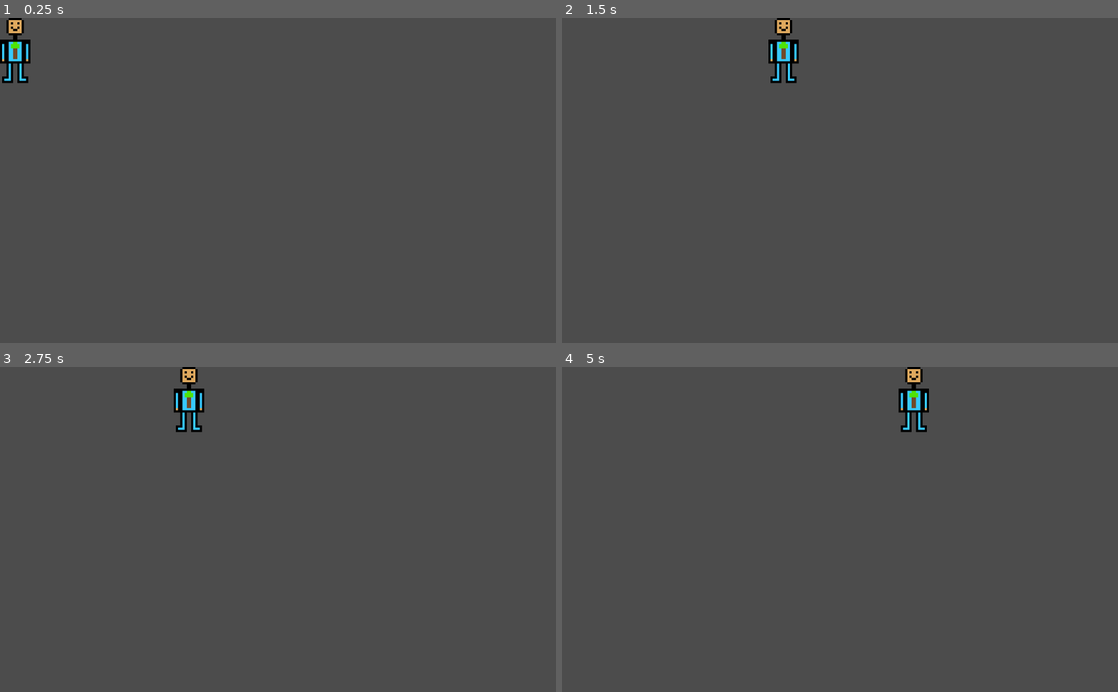
Above: before the commit, frames 1-4 (two rows, left to right).
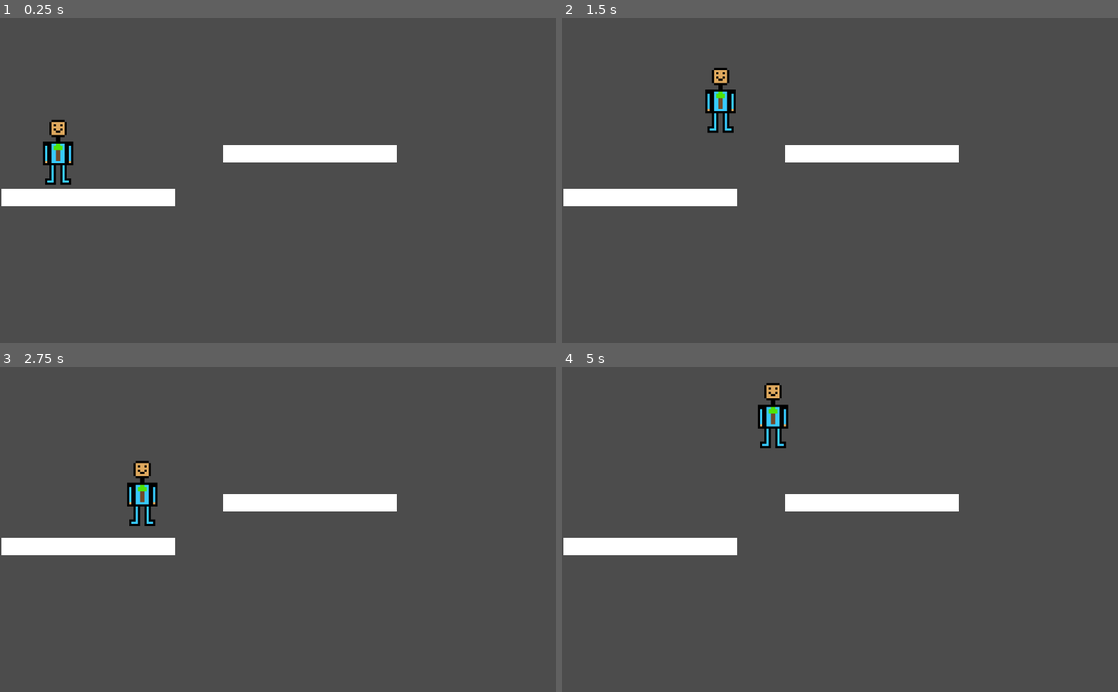
Above: after the commit, the same moments.

Repository: Joaco545/Tree_Game
Game: Godot game, scene res://Scenes/TestScene.tscn
Two runs of this game, one before a commit and one after it. Both use one fixed random seed, a clock stepped at 60 frames per second and the inputs below.
Inputs:
- Up to frame 1 (0.25 s): no input
- Up to frame 2 (1.5 s): hold Space (fire, bound only after the commit) 0.53-1.28 s; hold D (move_right) from 0.53 s (still down); tap W (jump) at 0.77, 0.8, 1.07, 1.35 s
- Up to frame 3 (2.75 s): tap W (jump) at 1.52, 1.82, 2.3 s; tap Space (fire, bound only after the commit) at 1.55 s; release D (move_right) at 2.03 s; hold A (move_left) from 2.03 s (still down); hold Space (fire, bound only after the commit) from 2.03 s (still down)
- Up to frame 4 (5 s): release A (move_left) at 2.78 s; release Space (fire, bound only after the commit) at 2.78 s; hold D (move_right) 2.78-4.28 s; tap Space (fire, bound only after the commit) at 2.85, 4.35 s; tap W (jump) at 3.02, 3.32, 3.6, 3.77, 4.07, 4.52, 4.82 s; hold A (move_left) from 4.28 s (still down)

The runs differ from the first frame. In frame 1, 4.8% of the frame differs, in the area x 0-72%, y 0-58%; in frame 2, 4.9%; in frame 3, 4.9%; in frame 4, 4.9%.

Commit message:
Mejorado controlador de movimiento
Ahora hay gravedad, el jugador se mueve smooth, e inicios de implementacion de disparo

Diff:
--- /dev/null
+++ b/Scenes/Piso_Test.tscn
@@ -0,0 +1,15 @@
+[gd_scene load_steps=3 format=2]
+
+[ext_resource path="res://Sprites/Piso_TestZone.png" type="Texture" id=1]
+
+[sub_resource type="RectangleShape2D" id=1]
+extents = Vector2( 160, 16 )
+
+[node name="Piso_Test" type="StaticBody2D"]
+
+[node name="Sprite" type="Sprite" parent="."]
+scale = Vector2( 5, 0.5 )
+texture = ExtResource( 1 )
+
+[node name="CollisionShape2D" type="CollisionShape2D" parent="."]
+shape = SubResource( 1 )
--- a/Scenes/Player.tscn
+++ b/Scenes/Player.tscn
@@ -5,16 +5,6 @@
 
 [sub_resource type="SpriteFrames" id=1]
 animations = [ {
-"frames": [  ],
-"loop": true,
-"name": "Caminar",
-"speed": 5.0
-}, {
-"frames": [  ],
-"loop": true,
-"name": "Saltar",
-"speed": 5.0
-}, {
 "frames": [ ExtResource( 1 ) ],
 "loop": true,
 "name": "Temp",
@@ -24,11 +14,8 @@
 [sub_resource type="RectangleShape2D" id=2]
 extents = Vector2( 28, 60 )
 
-[node name="Player" type="Area2D"]
+[node name="Player" type="KinematicBody2D"]
 script = ExtResource( 2 )
-__meta__ = {
-"_edit_group_": true
-}
 
 [node name="AnimatedSprite" type="AnimatedSprite" parent="."]
 frames = SubResource( 1 )
@@ -37,4 +24,5 @@
 [node name="CollisionShape2D" type="CollisionShape2D" parent="."]
 shape = SubResource( 2 )
 
-[connection signal="body_entered" from="." to="." method="_on_Player_body_entered"]
+[node name="PowerSpawn" type="Position2D" parent="."]
+position = Vector2( 35, 0 )
--- a/Scenes/TestScene.tscn
+++ b/Scenes/TestScene.tscn
@@ -1,7 +1,17 @@
-[gd_scene load_steps=2 format=2]
+[gd_scene load_steps=3 format=2]
 
 [ext_resource path="res://Scenes/Player.tscn" type="PackedScene" id=1]
+[ext_resource path="res://Scenes/Piso_Test.tscn" type="PackedScene" id=2]
 
 [node name="Test Scene" type="Node"]
 
 [node name="Player" parent="." instance=ExtResource( 1 )]
+position = Vector2( 107, 238 )
+
+[node name="Nivel" type="Node" parent="."]
+
+[node name="Piso_Test" parent="Nivel" instance=ExtResource( 2 )]
+position = Vector2( 162, 332 )
+
+[node name="Piso_Test2" parent="Nivel" instance=ExtResource( 2 )]
+position = Vector2( 571, 251 )
--- a/Scripts/Player/PlayerController.gd
+++ b/Scripts/Player/PlayerController.gd
@@ -1,54 +1,76 @@
-extends Area2D
+extends KinematicBody2D
 signal hit
 
-# Declare member variables here. Examples:
-export var speed = 400 # How fast the player will move (pixels/sec).
-export var jump_force = 400
-var screen_size # Size of the game window.
-var collider_size = Vector2.ZERO
+const UP = Vector2(0,-1)
+const GRAVITY = 5
+const MAX_SPEED = 200
+const ACCELERATION = 50
+const JUMP_HEIGHT = -250
 
+var velocity = Vector2.ZERO
+# Uso de poder
+export var delay_disparo = 1.0
+var poder_restante = 0
+var timer_disparo = 0.0
+var puedo_disparar = true
 
 # Called when the node enters the scene tree for the first time.
 func _ready():
-	screen_size = get_viewport_rect().size
-	collider_size = $CollisionShape2D.shape.extents
-	print(collider_size)
+	pass
 
 # Llamar para inicializar al jugador
-func start(pos):
-	position = pos
+func start(pos_inic, poder_inic):
+	position = pos_inic
+	poder_restante = poder_inic
+	timer_disparo = delay_disparo
+	puedo_disparar = true
 	show()
 	$CollisionShape2D.disabled = false
 
 
 
 # Called every frame. 'delta' is the elapsed time since the previous frame.
-func _process(delta):
-	var velocity = Vector2.ZERO
+func _physics_process(delta):
+	velocity.y += GRAVITY
+	var me_muevo = false
 
+	# Manejo inputs y prendo el flag de movimiento
+	# Flip para animacion aca?
 	if Input.is_action_pressed("move_right"):
-		velocity.x += 1
+		velocity.x = min(velocity.x + ACCELERATION, MAX_SPEED)
+		me_muevo = true
+	elif Input.is_action_pressed("move_left"):
+		velocity.x = min(velocity.x + ACCELERATION, -MAX_SPEED)
+		me_muevo = true
 
-	if Input.is_action_pressed("move_left"):
-		velocity.x -= 1
+	# Si no puedo disparar, reduzco timer y veo si ya puedo disparar
+	if puedo_disparar == false:
+		timer_disparo -= delta
+		if (timer_disparo <= 0):
+			timer_disparo = delay_disparo
+			puedo_disparar = true
+	# Si puedo disparar, y apreto disparar
+	elif Input.is_action_pressed("fire"):
+		# Codgo de disparo
+		print("Disparo!!")
+		puedo_disparar = false
+		# Disparo projectil, con convertir = (poder > 0)
+		pass
 
-	if Input.is_action_pressed("move_right"):
-		velocity.y = 1
+	# Veo si estoy en el piso para poder saltar y ver si aplico frenado
+	if is_on_floor():
 
-	# Si me muevo
-	if velocity.length() > 0:
-		velocity.x *= speed
-		$AnimatedSprite.play()
+		if Input.is_action_just_pressed("jump"):
+			velocity.y = JUMP_HEIGHT
+
+		if me_muevo == false:
+			velocity.x = lerp(velocity.x, 0, 0.2)
 	else:
-		$AnimatedSprite.stop()
+		# Aca puedo poner animaciones de salto o caida
+		pass
 
-
-
-	# Aplicando el movimiento y haciendo que no se pase de la pantalla
-	position.x += velocity.x * delta
-	position.x = clamp(position.x, collider_size.x, screen_size.x-collider_size.x)
-	position.y = clamp(position.y, collider_size.y, screen_size.y-collider_size.y)
-
+	# Aplico velocidad
+	velocity = move_and_slide(velocity, UP)
 
 
 func _on_Player_body_entered(body):
--- a/project.godot
+++ b/project.godot
@@ -43,6 +43,11 @@
 , Object(InputEventKey,"resource_local_to_scene":false,"resource_name":"","device":0,"alt":false,"shift":false,"control":false,"meta":false,"command":false,"pressed":false,"scancode":16777232,"physical_scancode":0,"unicode":0,"echo":false,"script":null)
  ]
 }
+fire={
+"deadzone": 0.5,
+"events": [ Object(InputEventKey,"resource_local_to_scene":false,"resource_name":"","device":0,"alt":false,"shift":false,"control":false,"meta":false,"command":false,"pressed":false,"scancode":32,"physical_scancode":0,"unicode":0,"echo":false,"script":null)
+ ]
+}
 
 [physics]
 
Binary file added: Sprites/Piso_TestZone.png
Not shown, added: Sprites/Piso_TestZone.png.import
